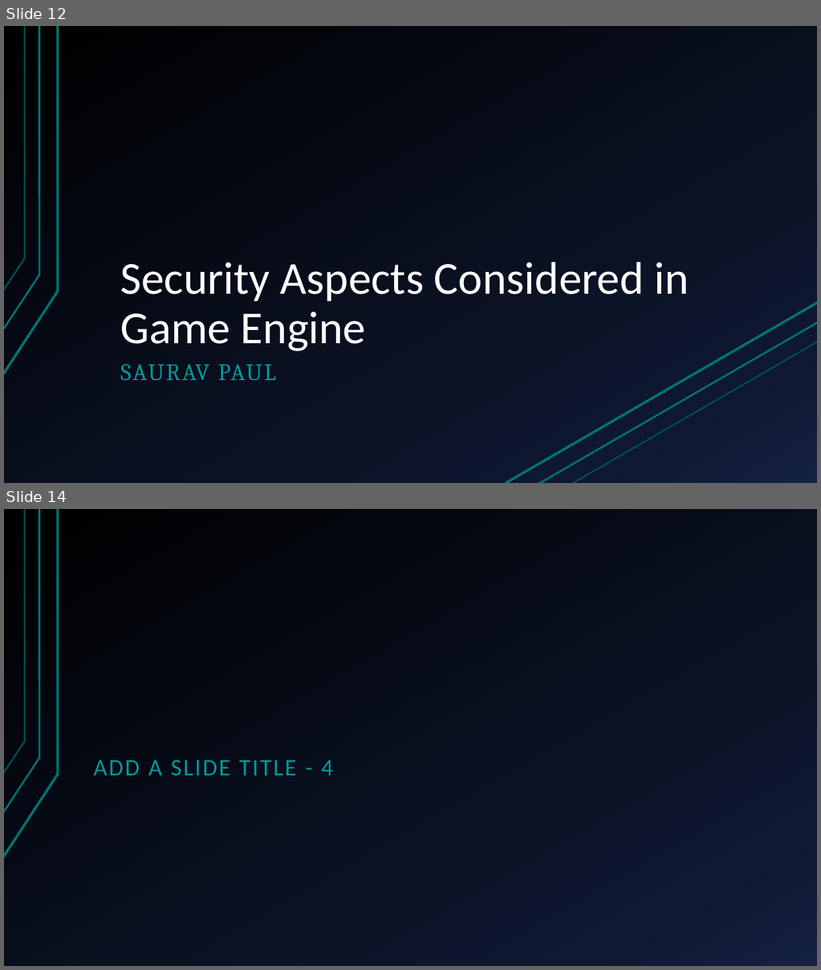
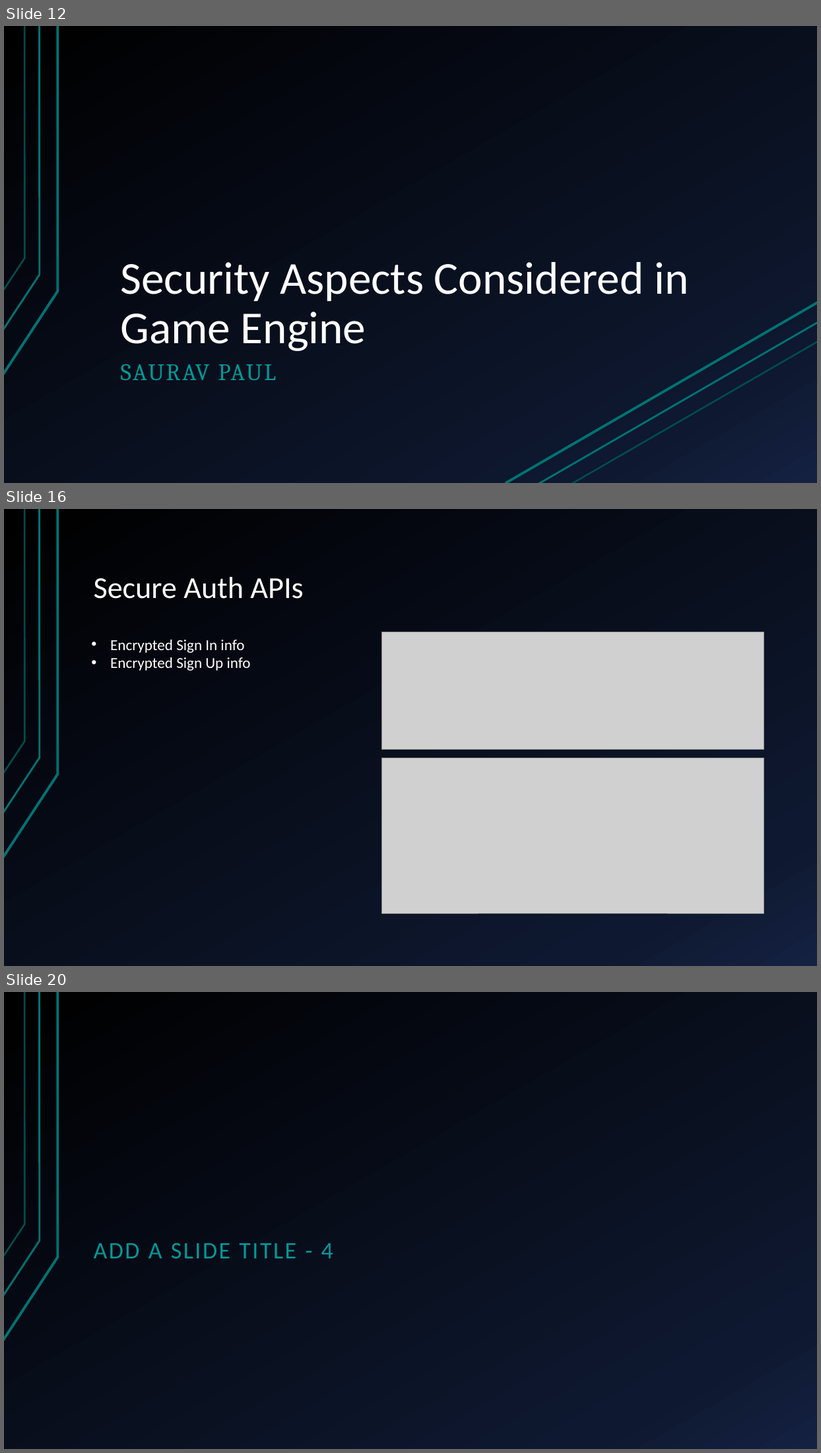
Before and after one commit to sakibh20/secure-post, a slide deck: Documentation/Bluff game.pptx. Shown one above the other, each under a label of ours: slides 12 and 14 before the commit, slides 12, 16 and 20 after it; the slides between them are not shown. The pictures are 821x970 and 821x1453 pixels, drawn with LibreOffice and Linux fonts; fonts in the diff are those of the drawing; grey boxes stand for pictures. Boxes give left, top, right and bottom in pixels: in the first picture for what was removed or moved away, otherwise in the second. Text is boxed around its words. In the diff, an @@ line names an element or a change of style, - is before the commit and + after.

```diff
--- a/Documentation/Bluff game.pptx
+++ b/Documentation/Bluff game.pptx
@@ slide 16 added at [4, 509, 817, 966], background gradient #000000 to #0F1931 to #142242; not listed: 3 template elements that a slide beside it also shows @@
@@ title added at [94, 577, 303, 599], 36 pt, text #FFFFFF @@
+Secure Auth APIs
@@ text added at [110, 640, 251, 671], 18 pt, text #FFFFFF @@
+• Encrypted Sign In info
+• Encrypted Sign Up info
@@ picture added at [382, 632, 764, 750] @@
@@ picture added at [382, 758, 764, 914] @@
@@ what was slide 14 is now slide 20 @@
```
Also in this commit, not shown: 2 slides changed, 5 other slides added, 15 other files.
